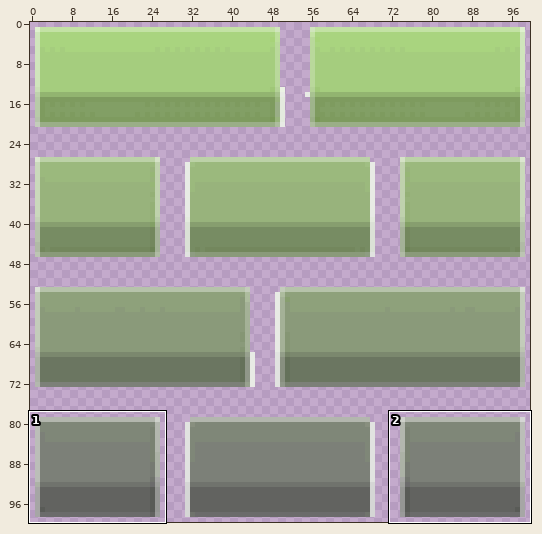
File history of a sprite sheet, images/icon_wall_defend.png. The first picture is a wide view before the edit; the outline marks the close-up.
Close-up. Before the edit:
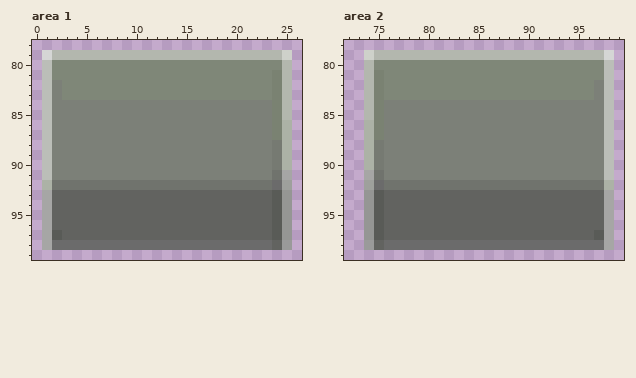
The file is 100x100 pixels. Colours within 5 levels of each other are drawn and written as one. Shown: area 1: x 0..26, y 78..99; area 2: x 72..99, y 78..99. The commit also changed other parts of the picture, which this record leaves out.
The result:
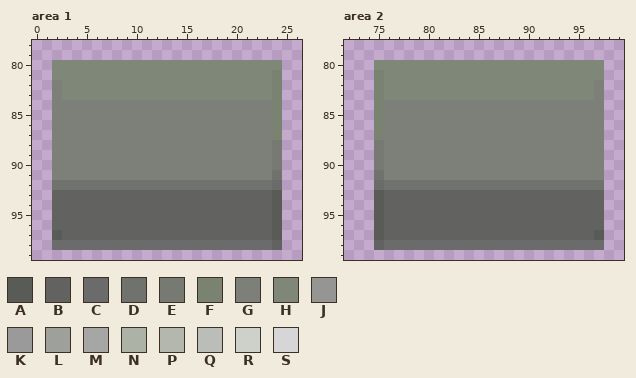
Palette (. is transparent): A #595b57  B #626360  C #6b6b6b  D #70736d  E #767a72  F #7a8272  G #7c8078  H #7f8778  J #959694  K #9a9a9a  L #9ea09c  M #a6a6a5  N #acb2a6  P #b3b7ae  Q #bbbeb8  R #ced1ca  S #d5d6d5
The exact change:
Area 1:
y 79: x 1..25 SPPPPPPPPPPPPPPPPPPPPPPPR -> .........................
y 80..85: x 1 Q -> .; x 25 P -> .
y 86..90: x 1 Q -> .; x 25 N -> .
y 91: x 1 Q -> .; x 25 M -> .
y 92: x 1 N -> .; x 25 L -> .
y 93..97: x 1 M -> .; x 25 J -> .
y 98: x 1 M -> .; x 25 K -> .
Area 2:
y 79: x 74..98 RPPPPPPPPPPPPPPPPPPPPPPPS -> .........................
y 80..85: x 74 P -> .; x 98 Q -> .
y 86..90: x 74 N -> .; x 98 Q -> .
y 91: x 74 M -> .; x 98 Q -> .
y 92: x 74 L -> .; x 98 N -> .
y 93..97: x 74 J -> .; x 98 M -> .
y 98: x 74 K -> .; x 98 M -> .
Where, in picture pixels (left, top, right, bottom), the same in both close-ups:
erased: (42, 50, 292, 250)
erased: (364, 50, 614, 250)
